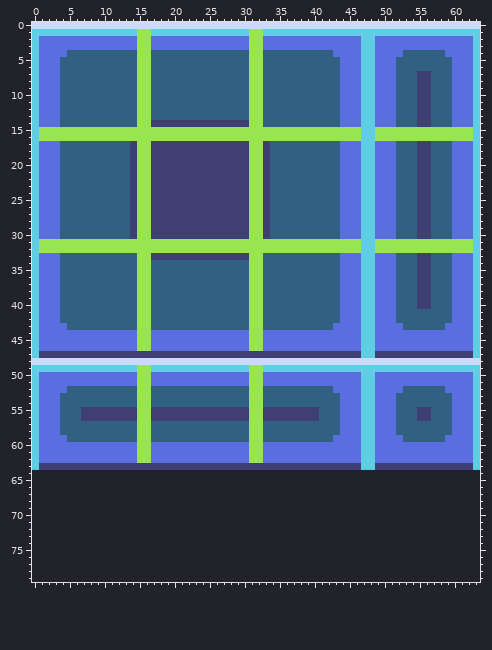
Two states of a pixel-art file, Assets/Resources/Sprites/Tilemaps/Placeholder/Placeholder.aseprite. The picture above is the old version.
64x64 pixels, 1 frame. The old version is drawn lined up with the new one, on the new canvas.
New version:
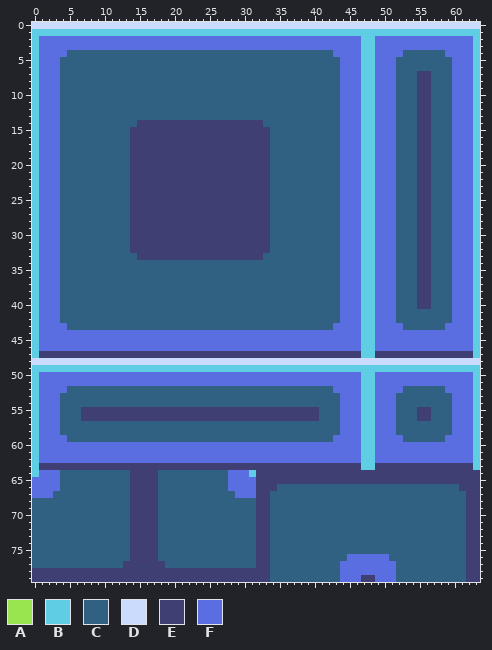
Palette (. is transparent): A #99e550  B #5fcde4  C #306082  D #cbdbfc  E #3f3f74  F #5b6ee1
Edits made:
canvas 64x64 -> 64x80
y 1: x 15..16 AA -> BB; x 31..32 AA -> BB
y 2..3: x 15..16 AA -> FF; x 31..32 AA -> FF
y 4..13: x 15..16 AA -> CC; x 31..32 AA -> CC
y 14: x 15..16 AA -> EE; x 31..32 AA -> EE
y 15..16: x 1..46 AAAAAAAAAAAAAAAAAAAAAAAAAAAAAAAAAAAAAAAAAAAAAA -> FFFCCCCCCCCCCEEEEEEEEEEEEEEEEEEEECCCCCCCCCCFFF; x 49..62 AAAAAAAAAAAAAA -> FFFCCCEECCCFFF
y 17..30: x 15..16 AA -> EE; x 31..32 AA -> EE
y 31..32: x 1..46 AAAAAAAAAAAAAAAAAAAAAAAAAAAAAAAAAAAAAAAAAAAAAA -> FFFCCCCCCCCCCEEEEEEEEEEEEEEEEEEEECCCCCCCCCCFFF; x 49..62 AAAAAAAAAAAAAA -> FFFCCCEECCCFFF
y 33: x 15..16 AA -> EE; x 31..32 AA -> EE
y 34..43: x 15..16 AA -> CC; x 31..32 AA -> CC
y 44..46: x 15..16 AA -> FF; x 31..32 AA -> FF
y 49: x 15..16 AA -> BB; x 31..32 AA -> BB
y 50..51: x 15..16 AA -> FF; x 31..32 AA -> FF
y 52..54: x 15..16 AA -> CC; x 31..32 AA -> CC
y 55..56: x 15..16 AA -> EE; x 31..32 AA -> EE
y 57..59: x 15..16 AA -> CC; x 31..32 AA -> CC
y 60..62: x 15..16 AA -> FF; x 31..32 AA -> FF
y 64: x 0..63 ................................................................ -> BFFFCCCCCCCCCCEEEECCCCCCCCCCFFFBEEEEEEEEEEEEEEEEEEEEEEEEEEEEEEEE
y 65: x 0..63 ................................................................ -> FFFFCCCCCCCCCCEEEECCCCCCCCCCFFFFEEEEEEEEEEEEEEEEEEEEEEEEEEEEEEEE
y 66: x 0..63 ................................................................ -> FFFFCCCCCCCCCCEEEECCCCCCCCCCFFFFEEECCCCCCCCCCCCCCCCCCCCCCCCCCEEE
y 67: x 0..63 ................................................................ -> FFFCCCCCCCCCCCEEEECCCCCCCCCCCFFFEECCCCCCCCCCCCCCCCCCCCCCCCCCCCEE
y 68..75: x 0..63 ................................................................ -> CCCCCCCCCCCCCCEEEECCCCCCCCCCCCCCEECCCCCCCCCCCCCCCCCCCCCCCCCCCCEE
y 76: x 0..63 ................................................................ -> CCCCCCCCCCCCCCEEEECCCCCCCCCCCCCCEECCCCCCCCCCCFFFFFFCCCCCCCCCCCEE
y 77: x 0..63 ................................................................ -> CCCCCCCCCCCCCEEEEEECCCCCCCCCCCCCEECCCCCCCCCCFFFFFFFFCCCCCCCCCCEE
y 78: x 0..63 ................................................................ -> EEEEEEEEEEEEEEEEEEEEEEEEEEEEEEEEEECCCCCCCCCCFFFFFFFFCCCCCCCCCCEE
y 79: x 0..63 ................................................................ -> EEEEEEEEEEEEEEEEEEEEEEEEEEEEEEEEEECCCCCCCCCCFFFEEFFFCCCCCCCCCCEE
Boxes around the changes in both pictures, in picture pixels (x1, y1, x2, y2):
changed: (32, 29, 480, 582)
